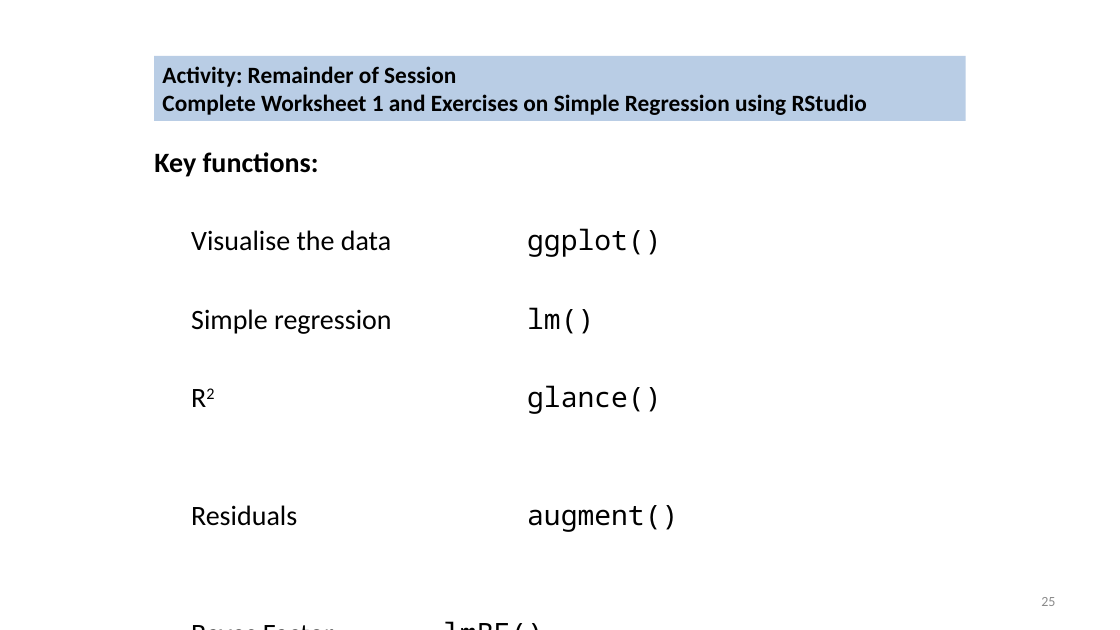
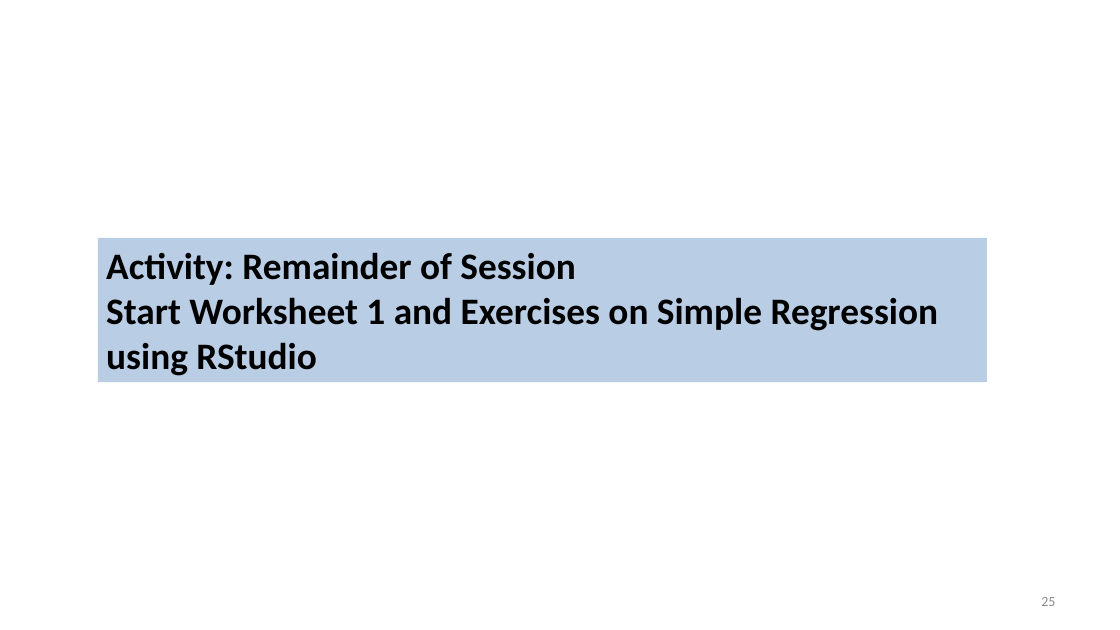
Before and after one commit to chrisjberry/datafluencyCB, a slide deck: slide 25 of docs/slides/PSYC753_L1_SimpleRegression.pptx. Drawn at 1120x630 pixels with LibreOffice and Linux fonts; fonts in the diff are those of the drawing. Boxes give left, top, right and bottom in pixels: in the first picture for what was removed or moved away, otherwise in the second. Text is boxed around its words. In the diff, an @@ line names an element or a change of style, - is before the commit and + after.

```diff
--- a/docs/slides/PSYC753_L1_SimpleRegression.pptx
+++ b/docs/slides/PSYC753_L1_SimpleRegression.pptx
@@ text removed at (154,152,678,532) @@
-Key functions:
-  Visualise the data ggplot()
-  Simple regression lm()
-  R2 glance()
-  Residuals augment()
-  Bayes Factor lmBF()
@@ rectangle "Activity: Remainder of Session": place and size @@
-rectangle "Activity: Remainder of Session" at (155,56,966,121)
+rectangle "Activity: Remainder of Session" at (98,238,987,382)
@@ text in rectangle at (106,252,575,285): size 20 to 32 pt in "Activity: Remainder of Session" @@
@@ text in rectangle at (106,297,939,376): text changed; size 20 to 32 pt @@
-Complete Worksheet 1 and Exercises on Simple Regression using RStudio
+Start Worksheet 1 and Exercises on Simple Regression using RStudio
```
Also in this commit, not shown: 8 other slides changed.
